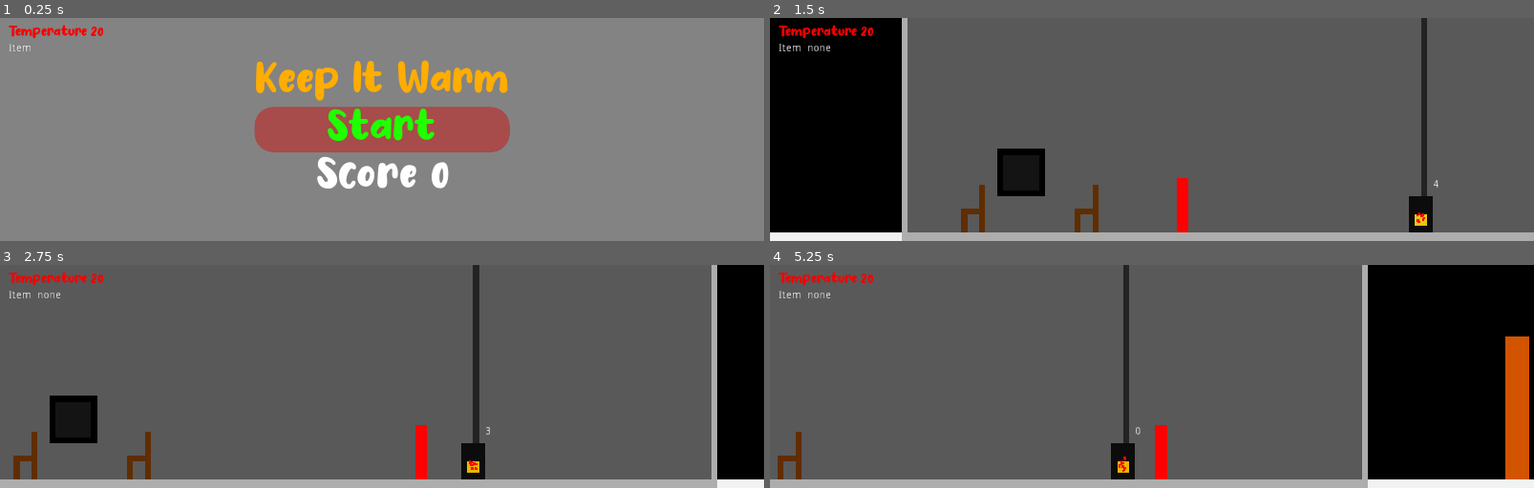
Above: before the commit, frames 1-4 (two rows, left to right).
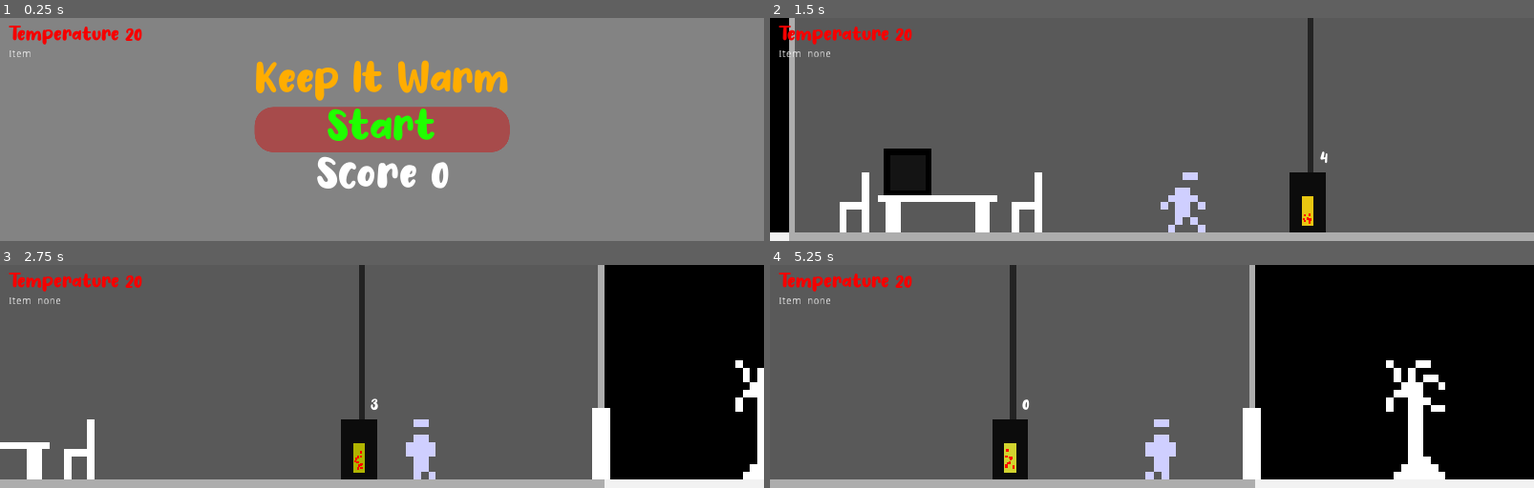
Above: after the commit, the same moments.

Repository: Fifut/Ludum-Dare-50
Game: Godot game, scene res://Main.tscn
Two runs of this game, one before a commit and one after it. Both use one fixed random seed, a clock stepped at 60 frames per second and the inputs below. Sound files missing from this copy of the repository are replaced by a short silence.
Inputs:
- Up to frame 1 (0.25 s): no input
- Up to frame 2 (1.5 s): click "Start" at 0.5 s; tap Enter (ui_accept) at 1.25, 1.35 s; hold Right (ui_right) from 1.28 s (still down)
- Up to frame 3 (2.75 s): keep holding Right (ui_right); tap Enter (ui_accept) at 1.52, 1.82, 2.1, 2.27, 2.57 s
- Up to frame 4 (5.25 s): release Right (ui_right) at 2.78 s; hold Left (ui_left) 2.78-3.53 s; tap Enter (ui_accept) at 2.85, 3.6, 3.77, 4.07, 4.35, 4.52, 4.82, 5.1 s; hold Right (ui_right) 3.53-5.03 s; hold Left (ui_left) from 5.03 s (still down)

The runs differ from the first frame. In frame 1, 0.7% of the frame differs, in the area x 1-19%, y 2-18%; in frame 2, 22%; in frame 3, 24%; in frame 4, 24%, in the area x 1-100%, y 0-100%.
Error before the commit: Invalid call. Nonexistent function 'getItem' in base 'StaticBody2D'. (res://Furnace.gd:26)

Commit message:
Medif table, chaise, etc pour new sprite Gestion collision

Diff:
--- a/Engine.tscn
+++ b/Engine.tscn
@@ -4,7 +4,7 @@
 [ext_resource path="res://Font/No Virus.ttf" type="DynamicFontData" id=2]
 
 [sub_resource type="DynamicFont" id=1]
-size = 20
+size = 28
 font_data = ExtResource( 2 )
 
 [node name="Engine" type="Node"]
@@ -30,14 +30,14 @@
 [node name="Temperature" type="Label" parent="CanvasLayer/HUD/Control/VBoxContainer"]
 modulate = Color( 0.964706, 0, 0, 1 )
 margin_right = 1006.0
-margin_bottom = 21.0
+margin_bottom = 29.0
 custom_fonts/font = SubResource( 1 )
 text = "Temperature"
 
 [node name="Item" type="Label" parent="CanvasLayer/HUD/Control/VBoxContainer"]
-margin_top = 25.0
+margin_top = 33.0
 margin_right = 1006.0
-margin_bottom = 39.0
+margin_bottom = 47.0
 text = "Item"
 
 [connection signal="timeout" from="CanvasLayer/HUD/Timer" to="." method="_on_Timer_timeout"]
--- a/Furnace.tscn
+++ b/Furnace.tscn
@@ -1,14 +1,20 @@
-[gd_scene load_steps=6 format=2]
+[gd_scene load_steps=8 format=2]
 
 [ext_resource path="res://fire.wav" type="AudioStream" id=1]
 [ext_resource path="res://Furnace.gd" type="Script" id=2]
+[ext_resource path="res://Font/No Virus.ttf" type="DynamicFontData" id=3]
 
 [sub_resource type="RectangleShape2D" id=1]
-extents = Vector2( 16, 24 )
+extents = Vector2( 32, 36 )
+
+[sub_resource type="DynamicFont" id=4]
+size = 24
+font_data = ExtResource( 3 )
 
 [sub_resource type="Animation" id=2]
 resource_name = "Fire burn"
 length = 2.0
+loop = true
 tracks/0/type = "value"
 tracks/0/path = NodePath("Fire:color")
 tracks/0/interp = 1
@@ -46,7 +52,7 @@
 "times": PoolRealArray( 0 ),
 "transitions": PoolRealArray( 1 ),
 "update": 0,
-"values": [ Color( 0.415686, 0.415686, 0.415686, 1 ) ]
+"values": [ Color( 0.623529, 0.352941, 0, 1 ) ]
 }
 tracks/1/type = "value"
 tracks/1/path = NodePath("CPUParticles2D:emitting")
@@ -62,10 +68,11 @@
 }
 
 [node name="Furnace" type="Area2D"]
+collision_layer = 4
 script = ExtResource( 2 )
 
 [node name="CollisionShape2D" type="CollisionShape2D" parent="."]
-position = Vector2( 0, -24 )
+position = Vector2( 0, -44 )
 shape = SubResource( 1 )
 
 [node name="Timer" type="Timer" parent="."]
@@ -78,45 +85,47 @@
 
 [node name="Time" type="Label" parent="."]
 margin_left = 16.0
-margin_top = -72.0
+margin_top = -112.0
 margin_right = 64.0
-margin_bottom = -56.0
+margin_bottom = -87.0
+custom_fonts/font = SubResource( 4 )
 text = "0"
 valign = 1
 
 [node name="Main" type="ColorRect" parent="."]
-margin_left = -16.0
-margin_top = -48.0
-margin_right = 16.0
+margin_left = -24.0
+margin_top = -80.0
+margin_right = 24.0
 color = Color( 0.0470588, 0.0470588, 0.0470588, 1 )
 
 [node name="Pipe" type="ColorRect" parent="."]
 margin_top = -320.0
 margin_right = 8.0
-margin_bottom = -48.0
+margin_bottom = -80.0
 color = Color( 0.137255, 0.137255, 0.137255, 1 )
 
 [node name="Fire" type="ColorRect" parent="."]
 margin_left = -8.0
-margin_top = -24.0
+margin_top = -48.0
 margin_right = 8.0
 margin_bottom = -8.0
 color = Color( 0.92549, 0.705882, 0, 1 )
+
+[node name="CPUParticles2D" type="CPUParticles2D" parent="."]
+position = Vector2( 0, -16 )
+amount = 12
+lifetime = 1.5
+emission_shape = 1
+emission_sphere_radius = 5.0
+gravity = Vector2( 0, -20 )
+scale_amount = 3.0
+color = Color( 1, 0, 0, 1 )
 
 [node name="AnimationPlayer" type="AnimationPlayer" parent="."]
 playback_speed = 2.0
 "anims/Fire burn" = SubResource( 2 )
 anims/Stop = SubResource( 3 )
 
-[node name="CPUParticles2D" type="CPUParticles2D" parent="."]
-position = Vector2( 0, -16 )
-amount = 12
-emission_shape = 1
-emission_sphere_radius = 5.0
-gravity = Vector2( 0, -20 )
-scale_amount = 3.0
-color = Color( 1, 0, 0, 1 )
-
 [connection signal="body_entered" from="." to="." method="_on_body_entered"]
 [connection signal="body_exited" from="." to="." method="_on_body_exited"]
 [connection signal="timeout" from="Timer" to="." method="_on_Timer_timeout"]
--- a/House.tscn
+++ b/House.tscn
@@ -35,6 +35,13 @@
 margin_bottom = 288.0
 color = Color( 0.678431, 0.678431, 0.678431, 1 )
 
+[node name="Door" type="ColorRect" parent="Wall 2"]
+margin_left = 1008.0
+margin_top = 192.0
+margin_right = 1032.0
+margin_bottom = 288.0
+color = Color( 0.429688, 0.429688, 0.429688, 1 )
+
 [node name="CollisionShape2D" type="CollisionShape2D" parent="Wall 2"]
 position = Vector2( 1020, 96 )
 shape = SubResource( 2 )
--- a/Pickable/Chaire.tscn
+++ b/Pickable/Chaire.tscn
@@ -1,37 +1,27 @@
-[gd_scene load_steps=4 format=2]
+[gd_scene load_steps=5 format=2]
 
 [ext_resource path="res://Pickable/Pickable.tscn" type="PackedScene" id=1]
 [ext_resource path="res://Pickable/Chaire.gd" type="Script" id=2]
+[ext_resource path="res://Sprite/Chair.png" type="Texture" id=3]
 
 [sub_resource type="RectangleShape2D" id=1]
-extents = Vector2( 16, 28 )
+extents = Vector2( 24, 36 )
 
 [node name="Chaire" instance=ExtResource( 1 )]
 script = ExtResource( 2 )
 
 [node name="CollisionShape2D" parent="." index="0"]
-position = Vector2( 8, -36 )
+position = Vector2( 0, -4 )
 shape = SubResource( 1 )
 
-[node name="ColorRect" type="ColorRect" parent="." index="2"]
-margin_left = -8.0
-margin_top = -24.0
-color = Color( 0.376471, 0.176471, 0, 1 )
+[node name="Sprite" parent="." index="1"]
+visible = true
+scale = Vector2( 10, 10 )
+texture = ExtResource( 3 )
+region_enabled = true
+region_rect = Rect2( 0, 0, 8, 8 )
 
-[node name="ColorRect2" type="ColorRect" parent="." index="3"]
-margin_left = 16.0
-margin_top = -64.0
-margin_right = 24.0
-color = Color( 0.376471, 0.176471, 0, 1 )
-
-[node name="ColorRect3" type="ColorRect" parent="." index="4"]
-margin_left = -8.0
-margin_top = -32.0
-margin_right = 24.0
-margin_bottom = -24.0
-color = Color( 0.376471, 0.176471, 0, 1 )
-
-[node name="Health" parent="." index="6"]
+[node name="Health" parent="." index="3"]
 margin_left = -8.0
 margin_top = -80.0
 margin_right = 24.0
--- /dev/null
+++ b/Pickable/Door.tscn
@@ -0,0 +1,23 @@
+[gd_scene load_steps=3 format=2]
+
+[ext_resource path="res://Pickable/Pickable.tscn" type="PackedScene" id=1]
+
+[sub_resource type="RectangleShape2D" id=1]
+extents = Vector2( 20, 40 )
+
+[node name="Door" instance=ExtResource( 1 )]
+
+[node name="CollisionShape2D" parent="." index="0"]
+position = Vector2( -12, -48 )
+shape = SubResource( 1 )
+
+[node name="Health" parent="." index="3"]
+margin_left = 16.0
+margin_top = -96.0
+margin_right = 48.0
+margin_bottom = -71.0
+
+[node name="ColorRect" type="ColorRect" parent="." index="4"]
+margin_left = -16.0
+margin_top = -96.0
+margin_right = 8.0
--- a/Pickable/Pickable.tscn
+++ b/Pickable/Pickable.tscn
@@ -1,9 +1,15 @@
-[gd_scene load_steps=3 format=2]
+[gd_scene load_steps=5 format=2]
 
 [ext_resource path="res://Pickable/Pickable.gd" type="Script" id=1]
 [ext_resource path="res://Pickable/hurt.wav" type="AudioStream" id=2]
+[ext_resource path="res://Font/No Virus.ttf" type="DynamicFontData" id=3]
+
+[sub_resource type="DynamicFont" id=1]
+size = 24
+font_data = ExtResource( 3 )
 
 [node name="Pickable" type="Area2D"]
+collision_layer = 4
 script = ExtResource( 1 )
 
 [node name="CollisionShape2D" type="CollisionShape2D" parent="."]
@@ -19,6 +25,7 @@
 [node name="Health" type="Label" parent="."]
 margin_top = -16.0
 margin_right = 32.0
+custom_fonts/font = SubResource( 1 )
 align = 1
 valign = 1
 
--- a/Pickable/Table.tscn
+++ b/Pickable/Table.tscn
@@ -1,31 +1,24 @@
-[gd_scene load_steps=3 format=2]
+[gd_scene load_steps=4 format=2]
 
 [ext_resource path="res://Pickable/Pickable.tscn" type="PackedScene" id=1]
+[ext_resource path="res://Sprite/Table.png" type="Texture" id=2]
 
 [sub_resource type="RectangleShape2D" id=1]
-extents = Vector2( 24, 16 )
+extents = Vector2( 80, 24 )
 
 [node name="Table" instance=ExtResource( 1 )]
 
 [node name="CollisionShape2D" parent="." index="0"]
-position = Vector2( 0, -16 )
+position = Vector2( 0, 8 )
 shape = SubResource( 1 )
 
-[node name="ColorRect" type="ColorRect" parent="." index="2"]
-margin_left = -24.0
-margin_top = -24.0
-margin_right = -16.0
-color = Color( 0.478431, 0.180392, 0, 1 )
+[node name="Sprite" parent="." index="1"]
+visible = true
+scale = Vector2( 10, 10 )
+texture = ExtResource( 2 )
 
-[node name="ColorRect2" type="ColorRect" parent="." index="3"]
-margin_left = 16.0
-margin_top = -24.0
-margin_right = 24.0
-color = Color( 0.478431, 0.180392, 0, 1 )
-
-[node name="ColorRect3" type="ColorRect" parent="." index="4"]
-margin_left = -32.0
-margin_top = -32.0
-margin_right = 32.0
-margin_bottom = -24.0
-color = Color( 0.478431, 0.180392, 0, 1 )
+[node name="Health" parent="." index="3"]
+margin_left = -16.0
+margin_top = -48.0
+margin_right = 16.0
+margin_bottom = -23.0
--- a/Pickable/Tree.tscn
+++ b/Pickable/Tree.tscn
@@ -1,9 +1,26 @@
-[gd_scene load_steps=3 format=2]
+[gd_scene load_steps=7 format=2]
 
 [ext_resource path="res://Pickable/Pickable.tscn" type="PackedScene" id=1]
+[ext_resource path="res://Sprite/Tree.png" type="Texture" id=2]
 
 [sub_resource type="RectangleShape2D" id=1]
-extents = Vector2( 16, 96 )
+extents = Vector2( 32, 76 )
+
+[sub_resource type="AtlasTexture" id=2]
+atlas = ExtResource( 2 )
+region = Rect2( 0, 0, 8, 16 )
+
+[sub_resource type="AtlasTexture" id=3]
+atlas = ExtResource( 2 )
+region = Rect2( 0, 16, 8, 16 )
+
+[sub_resource type="SpriteFrames" id=4]
+animations = [ {
+"frames": [ SubResource( 2 ), SubResource( 3 ) ],
+"loop": true,
+"name": "idle",
+"speed": 3.0
+} ]
 
 [node name="Tree" instance=ExtResource( 1 )]
 name_ = "Tree"
@@ -11,17 +28,17 @@
 health = 20
 
 [node name="CollisionShape2D" parent="." index="0"]
-position = Vector2( 0, -96 )
+position = Vector2( 0, -4 )
 shape = SubResource( 1 )
 
 [node name="Health" parent="." index="3"]
-margin_left = 16.0
-margin_top = -64.0
-margin_right = 48.0
-margin_bottom = -48.0
+margin_left = 40.0
+margin_top = -88.0
+margin_right = 72.0
+margin_bottom = -63.0
 
-[node name="ColorRect" type="ColorRect" parent="." index="4"]
-margin_left = -16.0
-margin_top = -192.0
-margin_right = 16.0
-color = Color( 0.823529, 0.329412, 0, 1 )
+[node name="AnimatedSprite" type="AnimatedSprite" parent="." index="4"]
+scale = Vector2( 10, 10 )
+frames = SubResource( 4 )
+animation = "idle"
+playing = true
--- a/Player/Player.gd
+++ b/Player/Player.gd
@@ -29,6 +29,18 @@
 
 	# Récupère la direction demandé par le joueur
 	var direction: = get_direction()
+
+	if direction.x < 0:
+		$AnimatedSprite.flip_h = true
+		$AnimatedSprite.play("walk")
+	elif direction.x > 0:
+		$AnimatedSprite.flip_h = false
+		$AnimatedSprite.play("walk")
+	elif Input.is_action_just_pressed("ui_accept"):
+		$AnimatedSprite.play("hit")
+		yield($AnimatedSprite, "animation_finished")
+	else:
+		$AnimatedSprite.play("stand")
 
 	# Calcul la nouvelle vitesse
 	_velocity = calculate_move_velocity(_velocity, direction, speed, is_jump_interrupted)
--- a/Player/Player.tscn
+++ b/Player/Player.tscn
@@ -1,11 +1,66 @@
-[gd_scene load_steps=3 format=2]
+[gd_scene load_steps=15 format=2]
 
 [ext_resource path="res://Player/Player.gd" type="Script" id=1]
+[ext_resource path="res://Sprite/Player_stand.png" type="Texture" id=2]
+[ext_resource path="res://Sprite/Player_hit.png" type="Texture" id=3]
+[ext_resource path="res://Sprite/Player_walk.png" type="Texture" id=4]
 
 [sub_resource type="RectangleShape2D" id=1]
-extents = Vector2( 8, 36 )
+extents = Vector2( 24, 40 )
+
+[sub_resource type="AtlasTexture" id=2]
+atlas = ExtResource( 4 )
+region = Rect2( 0, 0, 8, 8 )
+
+[sub_resource type="AtlasTexture" id=3]
+atlas = ExtResource( 4 )
+region = Rect2( 8, 0, 8, 8 )
+
+[sub_resource type="AtlasTexture" id=4]
+atlas = ExtResource( 3 )
+region = Rect2( 0, 0, 8, 8 )
+
+[sub_resource type="AtlasTexture" id=5]
+atlas = ExtResource( 3 )
+region = Rect2( 8, 0, 8, 8 )
+
+[sub_resource type="AtlasTexture" id=6]
+atlas = ExtResource( 3 )
+region = Rect2( 16, 0, 8, 8 )
+
+[sub_resource type="AtlasTexture" id=7]
+atlas = ExtResource( 2 )
+region = Rect2( 0, 0, 8, 8 )
+
+[sub_resource type="AtlasTexture" id=8]
+atlas = ExtResource( 2 )
+region = Rect2( 8, 0, 8, 8 )
+
+[sub_resource type="AtlasTexture" id=9]
+atlas = ExtResource( 2 )
+region = Rect2( 16, 0, 8, 8 )
+
+[sub_resource type="SpriteFrames" id=10]
+animations = [ {
+"frames": [ SubResource( 2 ), SubResource( 3 ) ],
+"loop": true,
+"name": "walk",
+"speed": 4.0
+}, {
+"frames": [ SubResource( 4 ), SubResource( 5 ), SubResource( 6 ) ],
+"loop": true,
+"name": "hit",
+"speed": 4.0
+}, {
+"frames": [ SubResource( 7 ), SubResource( 8 ), SubResource( 9 ) ],
+"loop": true,
+"name": "stand",
+"speed": 4.0
+} ]
 
 [node name="Player" type="KinematicBody2D"]
+modulate = Color( 0.8125, 0.8125, 1, 1 )
+collision_mask = 2
 script = ExtResource( 1 )
 
 [node name="Camera2D" type="Camera2D" parent="."]
@@ -20,15 +75,16 @@
 drag_margin_bottom = 0.1
 editor_draw_limits = true
 
-[node name="ColorRect" type="ColorRect" parent="."]
-margin_left = -8.0
-margin_top = -72.0
-margin_right = 8.0
-color = Color( 1, 0, 0, 1 )
+[node name="CollisionShape2D" type="CollisionShape2D" parent="."]
+shape = SubResource( 1 )
 
 [node name="Sprite" type="Sprite" parent="."]
 visible = false
+scale = Vector2( 10, 10 )
+region_enabled = true
+region_rect = Rect2( 0, 0, 8, 8 )
 
-[node name="CollisionShape2D" type="CollisionShape2D" parent="."]
-position = Vector2( 0, -36 )
-shape = SubResource( 1 )
+[node name="AnimatedSprite" type="AnimatedSprite" parent="."]
+scale = Vector2( 10, 10 )
+frames = SubResource( 10 )
+animation = "stand"
--- a/World.tscn
+++ b/World.tscn
@@ -1,9 +1,11 @@
-[gd_scene load_steps=7 format=2]
+[gd_scene load_steps=9 format=2]
 
 [ext_resource path="res://Player/Player.tscn" type="PackedScene" id=1]
 [ext_resource path="res://Pickable/Tree.tscn" type="PackedScene" id=2]
 [ext_resource path="res://House.tscn" type="PackedScene" id=3]
 [ext_resource path="res://Furnace.tscn" type="PackedScene" id=4]
+[ext_resource path="res://Pickable/Door.tscn" type="PackedScene" id=5]
+[ext_resource path="res://Pickable/Table.tscn" type="PackedScene" id=6]
 [ext_resource path="res://Pickable/Chaire.tscn" type="PackedScene" id=7]
 
 [sub_resource type="RectangleShape2D" id=1]
@@ -19,6 +21,7 @@
 color = Color( 0, 0, 0, 1 )
 
 [node name="Outside" type="StaticBody2D" parent="."]
+collision_layer = 16
 
 [node name="Floor" type="ColorRect" parent="Outside"]
 margin_left = -472.0
@@ -81,21 +84,44 @@
 emission_sphere_radius = 100.0
 gravity = Vector2( 0, 5 )
 
+[node name="Tree" type="Node" parent="."]
+
+[node name="Tree1" parent="Tree" instance=ExtResource( 2 )]
+position = Vector2( 1240, 208 )
+collision_layer = 1
+
+[node name="Tree2" parent="Tree" instance=ExtResource( 2 )]
+position = Vector2( 1472, 208 )
+collision_layer = 1
+
+[node name="Tree3" parent="Tree" instance=ExtResource( 2 )]
+position = Vector2( 1728, 208 )
+collision_layer = 1
+
 [node name="House" parent="." instance=ExtResource( 3 )]
+
+[node name="Door" parent="House" instance=ExtResource( 5 )]
+position = Vector2( 1024, 288 )
+name_ = "Door"
 
 [node name="Furnace" parent="." instance=ExtResource( 4 )]
 position = Vector2( 696, 288 )
 
 [node name="Chaire1" parent="." instance=ExtResource( 7 )]
-position = Vector2( 240, 288 )
+position = Vector2( 320, 248 )
+collision_layer = 1
 name_ = "Chair1"
 
 [node name="Chaire2" parent="." instance=ExtResource( 7 )]
-position = Vector2( 88, 288 )
+position = Vector2( 88, 248 )
+collision_layer = 1
 name_ = "Chair2"
 
-[node name="Tree" parent="." instance=ExtResource( 2 )]
-position = Vector2( 1224, 288 )
+[node name="Table" parent="." instance=ExtResource( 6 )]
+position = Vector2( 200, 248 )
+name_ = "Table"
+power = 20
+health = 10
 
 [node name="Player" parent="." instance=ExtResource( 1 )]
-position = Vector2( 336, 280 )
+position = Vector2( 488, 240 )
--- a/project.godot
+++ b/project.godot
@@ -24,6 +24,36 @@
 window/stretch/mode="2d"
 window/stretch/aspect="keep"
 
+[importer_defaults]
+
+texture={
+"compress/bptc_ldr": 0,
+"compress/hdr_mode": 0,
+"compress/lossy_quality": 0.7,
+"compress/mode": 0,
+"compress/normal_map": 0,
+"detect_3d": false,
+"flags/anisotropic": false,
+"flags/filter": false,
+"flags/mipmaps": false,
+"flags/repeat": 0,
+"flags/srgb": 2,
+"process/HDR_as_SRGB": false,
+"process/fix_alpha_border": true,
+"process/invert_color": false,
+"process/normal_map_invert_y": false,
+"process/premult_alpha": false,
+"size_limit": 0,
+"stream": false,
+"svg/scale": 1.0
+}
+
+[layer_names]
+
+2d_physics/layer_1="Player"
+2d_physics/layer_2="World"
+2d_physics/layer_3="Pickable or interact"
+
 [physics]
 
 common/enable_pause_aware_picking=true
Binary file added: Sprite/Chair.png
Not shown, added: Sprite/Chair.png.import
Binary file added: Sprite/Player_hit.png
Not shown, added: Sprite/Player_hit.png.import
Binary file added: Sprite/Player_stand.png
Not shown, added: Sprite/Player_stand.png.import
Binary file added: Sprite/Player_walk.png
Not shown, added: Sprite/Player_walk.png.import
Binary file added: Sprite/Table.png
Not shown, added: Sprite/Table.png.import
Binary file added: Sprite/Tree.png
Not shown, added: Sprite/Tree.png.import
(and 6 more such lines)
